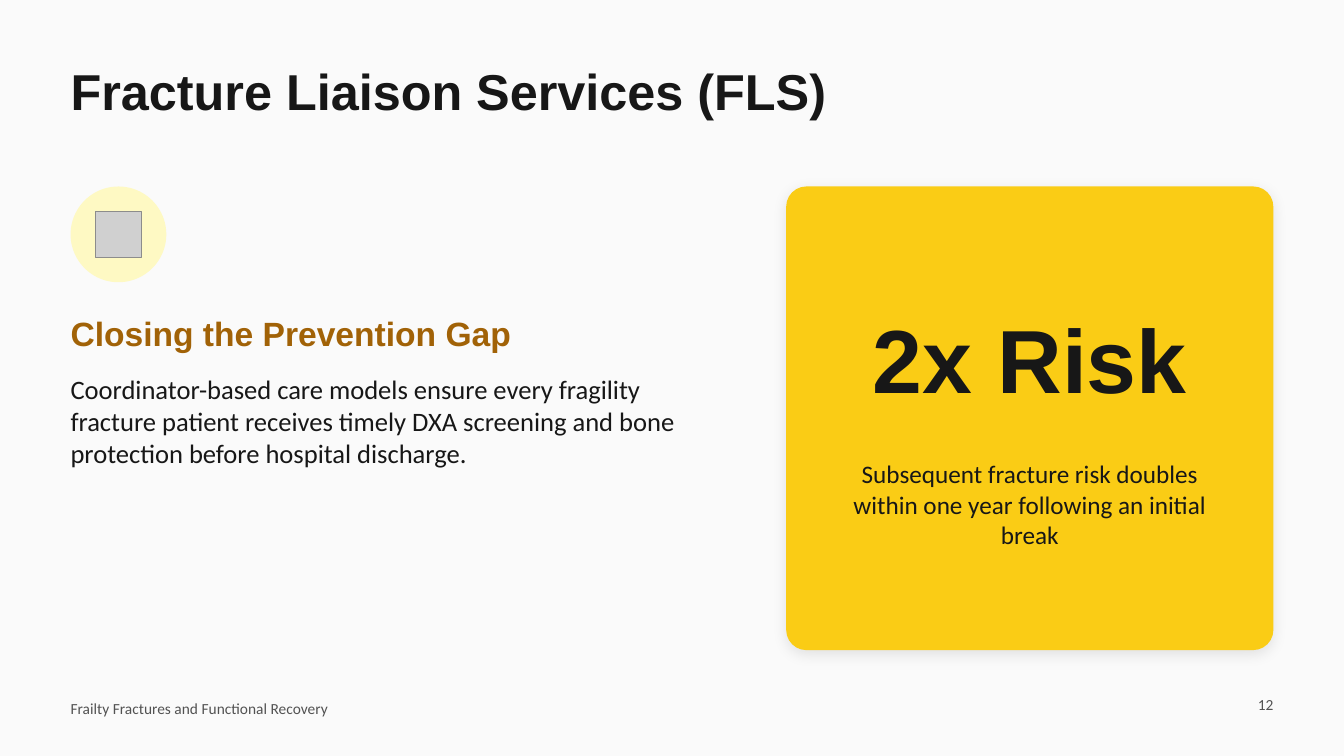
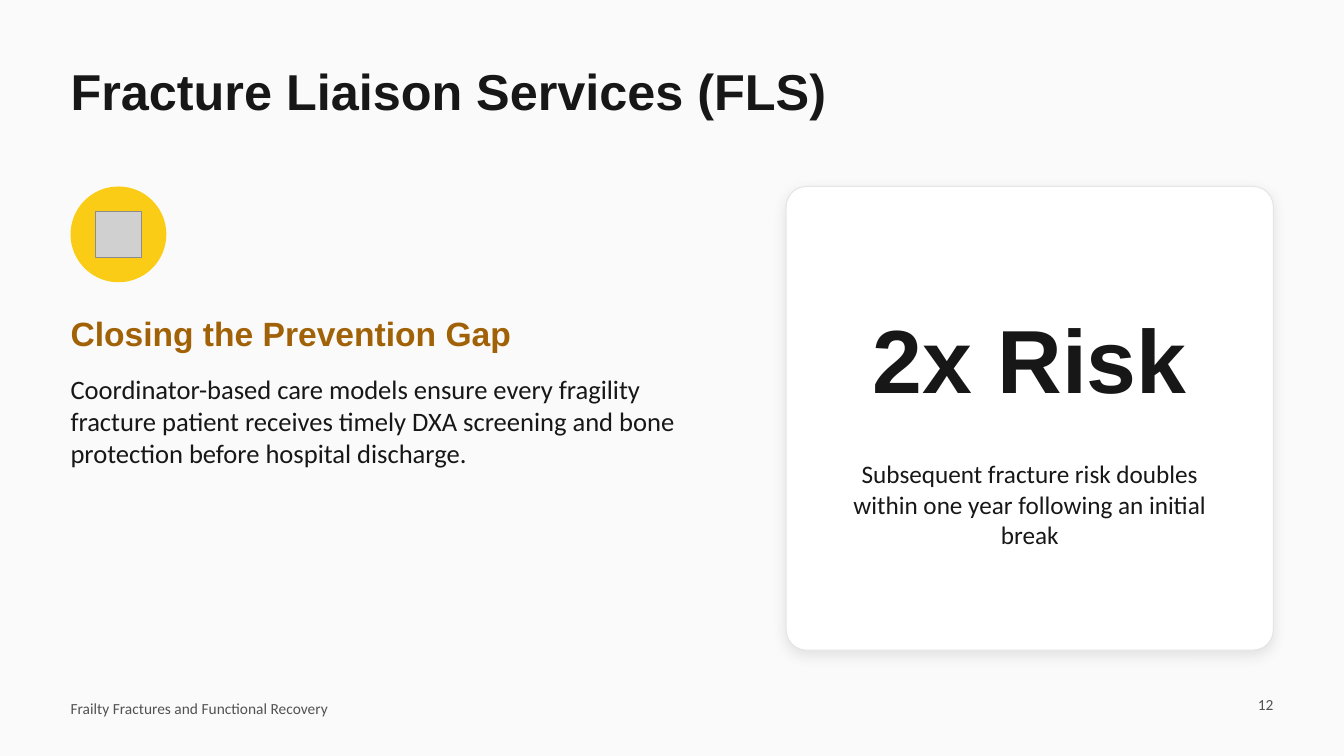
Before and after one commit to Anithmanasae/Serve-Smart-software, a slide deck: slide 12 of Frailty_Fractures_and_Functional_Recovery.pptx. Drawn at 1344x756 pixels with LibreOffice and Linux fonts; fonts in the diff are those of the drawing; grey boxes stand for pictures. Boxes give left, top, right and bottom in pixels: in the first picture for what was removed or moved away, otherwise in the second. Text is boxed around its words. In the diff, an @@ line names an element or a change of style, - is before the commit and + after.

```diff
--- a/Frailty_Fractures_and_Functional_Recovery.pptx
+++ b/Frailty_Fractures_and_Functional_Recovery.pptx
@@ ellipse at bbox=[71, 187, 166, 282]: fill #FEF9C3 to #FACC15 @@
@@ rounded rectangle at bbox=[786, 187, 1273, 650]: fill #FACC15 to #FFFFFF; outline none to #E5E5E5 0.75 pt @@
```
Also in this commit, not shown: 15 other slides changed.
